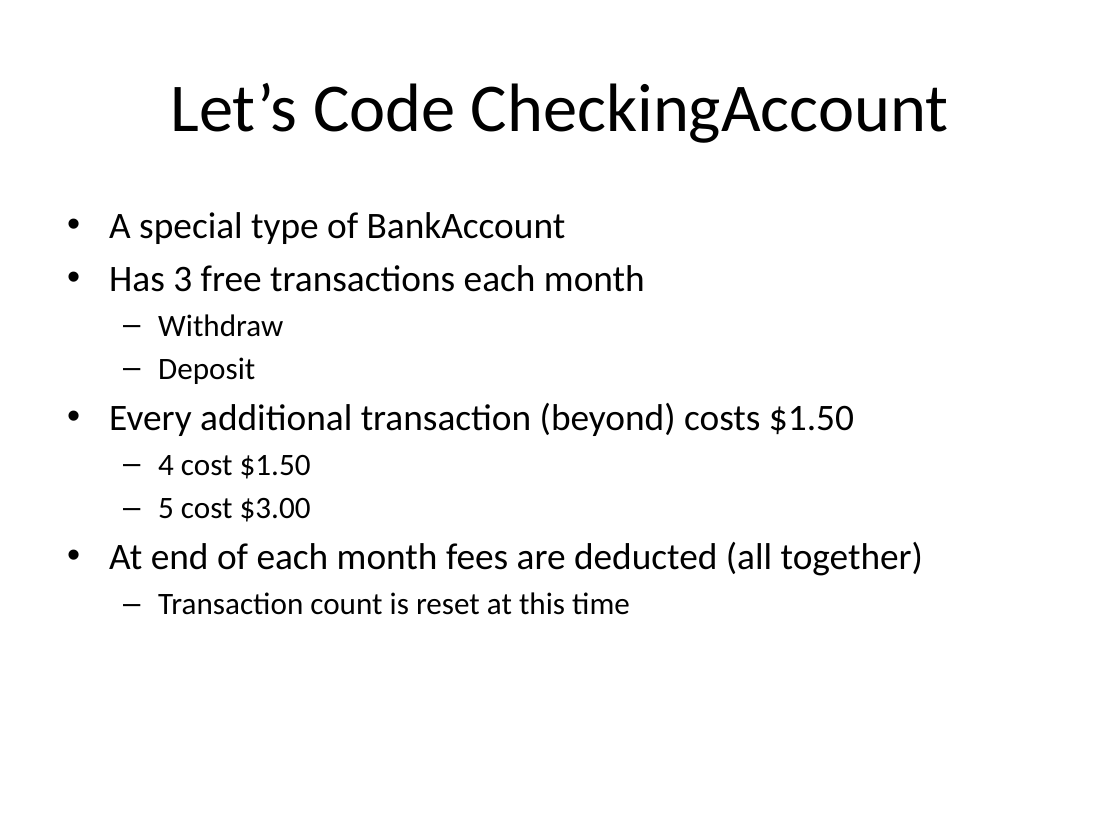
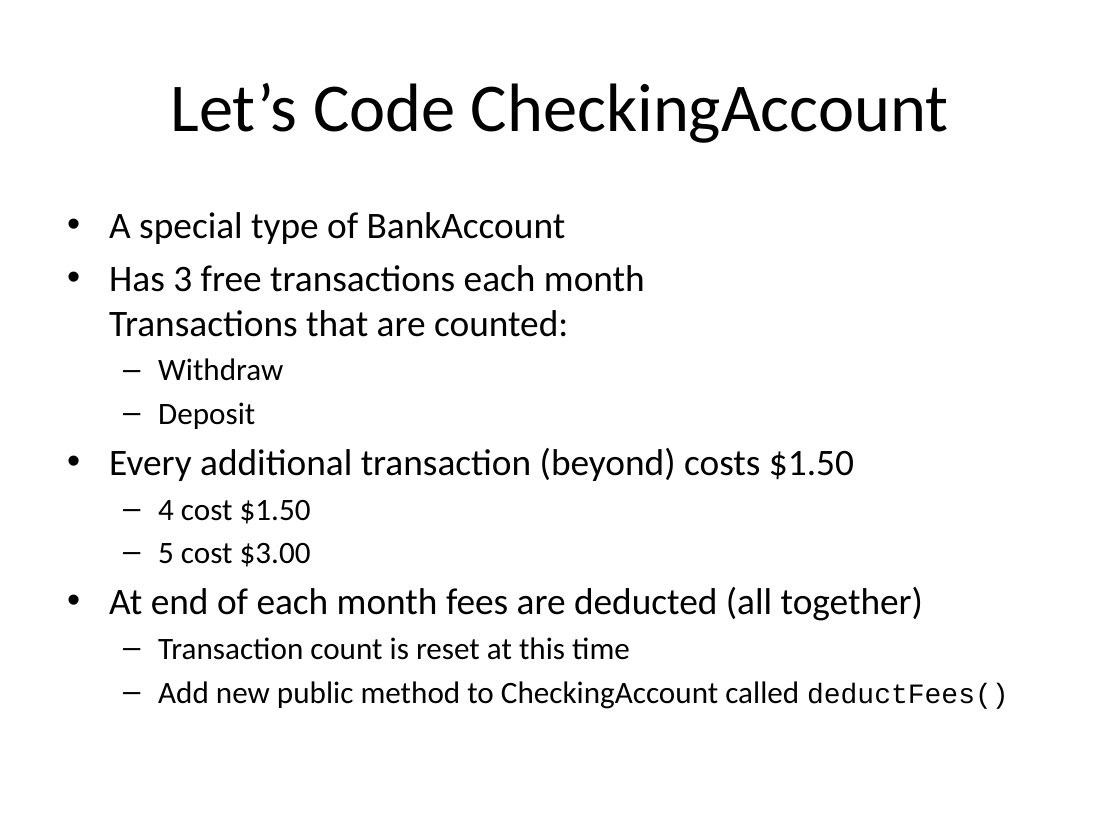
Before and after one commit to RHIT-CSSE/csse220, a slide deck: slide 13 of ClassMaterials/Inheritance/Slides/Inheritance.pptx (slide 12 before the commit). Drawn at 1120x840 pixels with LibreOffice and Linux fonts; fonts in the diff are those of the drawing. Boxes give left, top, right and bottom in pixels: in the first picture for what was removed or moved away, otherwise in the second. Text is boxed around its words. In the diff, an @@ line names an element or a change of style, - is before the commit and + after.

```diff
--- a/ClassMaterials/Inheritance/Slides/Inheritance.pptx
+++ b/ClassMaterials/Inheritance/Slides/Inheritance.pptx
@@ text at (x1=109, y1=265, x2=645, y2=337): text changed @@
-• Has 3 free transactions each month
+• Has 3 free transactions each month
+  Transactions that are counted:
@@ text at (x1=158, y1=681, x2=1009, y2=709): paragraph added @@
+  – Add new public method to CheckingAccount called deductFees()
```
Also in this commit, not shown: 9 other slides changed, 2 slides added.
